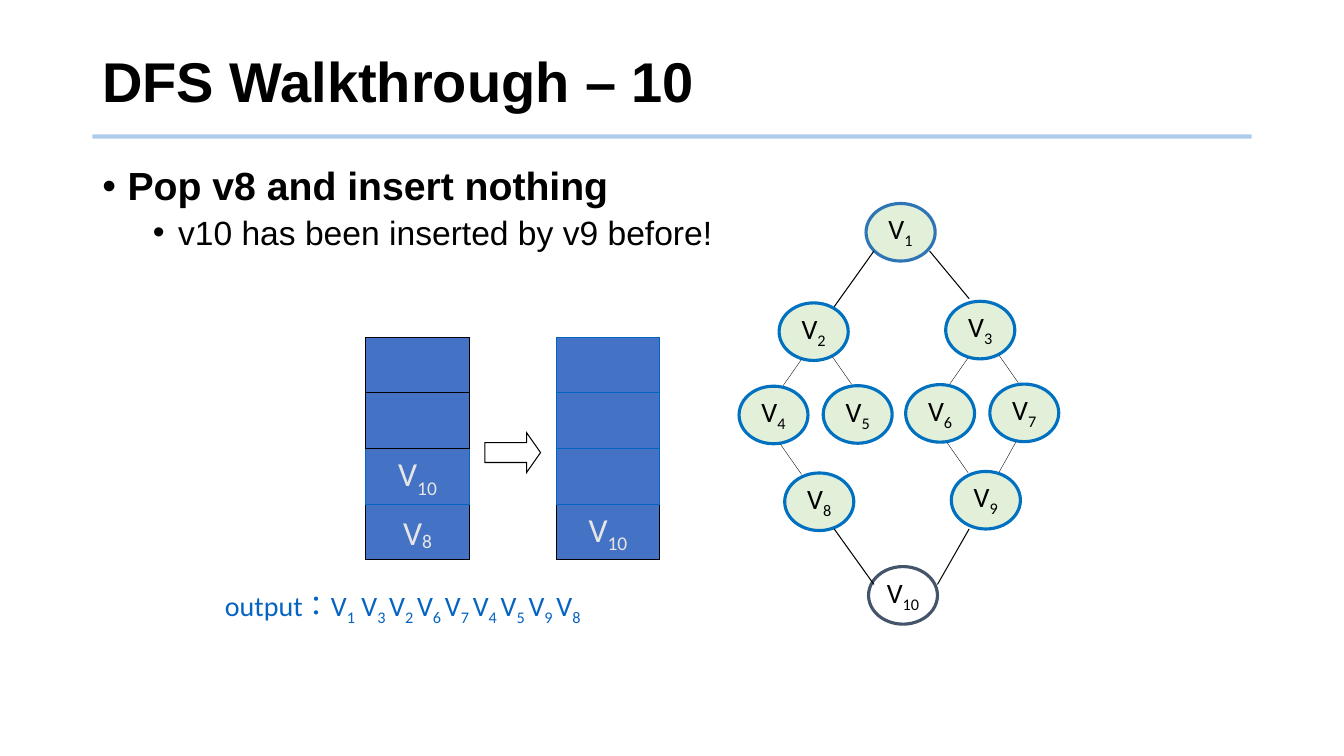
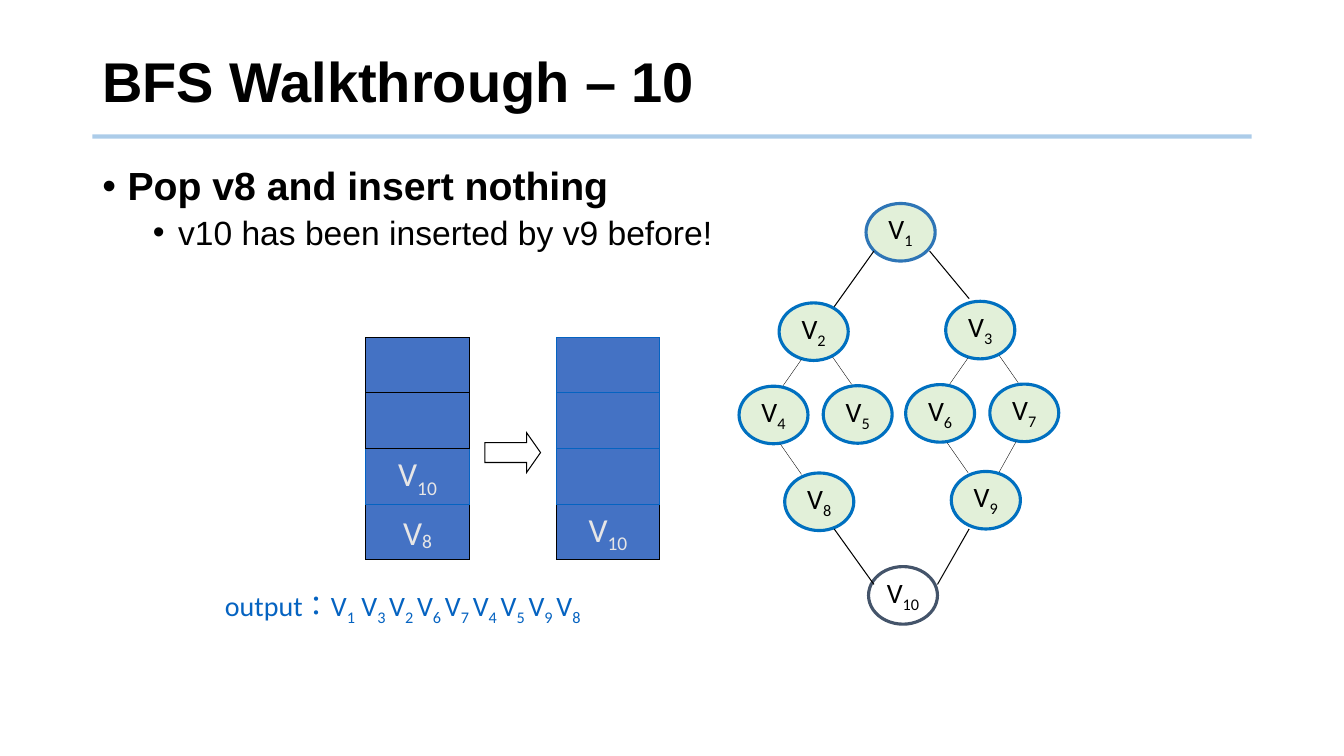
Before and after one commit to tsung-wei-huang/ece5960-physical-design, a slide deck: slide 43 of Lectures/lecture7.pptx (slide 31 before the commit). Drawn at 1344x756 pixels with LibreOffice and Linux fonts; fonts in the diff are those of the drawing; background and template pictures are left out. Boxes give left, top, right and bottom in pixels: in the first picture for what was removed or moved away, otherwise in the second. Text is boxed around its words. In the diff, an @@ line names an element or a change of style, - is before the commit and + after.

Commit message:
updated lecture7

```diff
--- a/Lectures/lecture7.pptx
+++ b/Lectures/lecture7.pptx
@@ title at [102,61,694,112]: text changed @@
-DFS Walkthrough – 10
+BFS Walkthrough – 10
```
Also in this commit, not shown: 9 other slides changed, 12 slides added.
